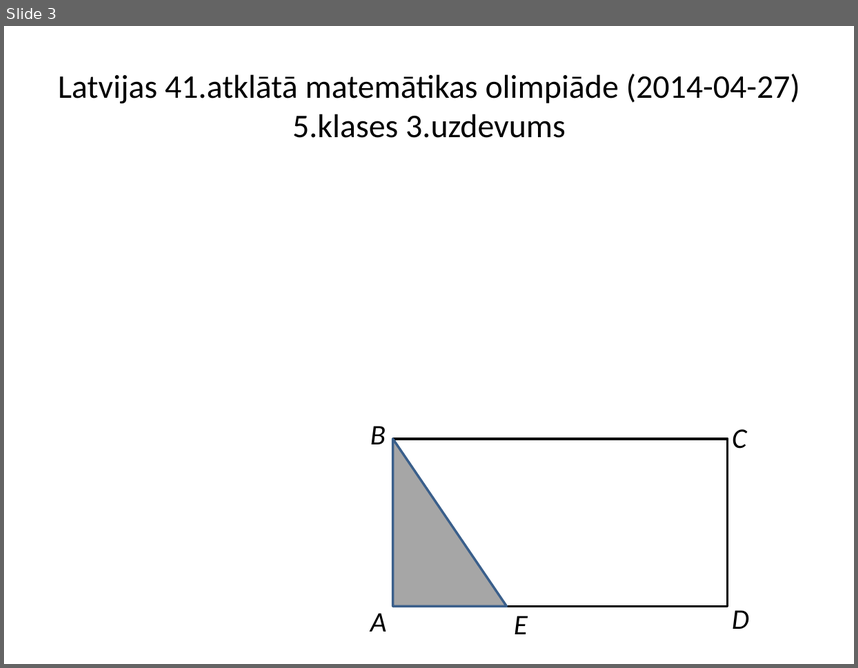
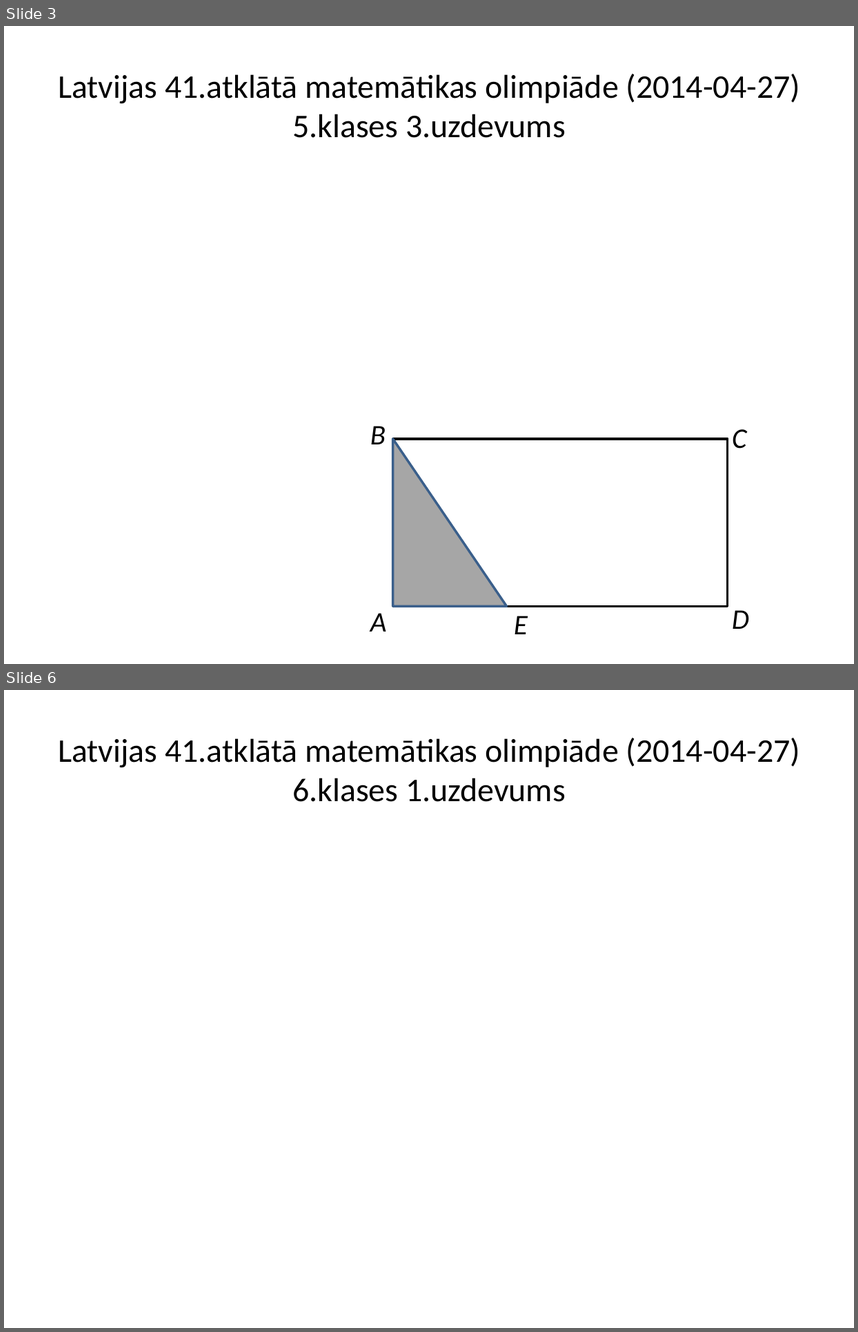
Before and after one commit to liliyang146/visualization, a slide deck: AMO41-2014/amo41-2014-lv.pptx. Shown one above the other, each under a label of ours: slide 3 before the commit, slides 3 and 6 after it; the slides between them are not shown. The pictures are 858x668 and 858x1332 pixels, drawn with LibreOffice and Linux fonts; fonts in the diff are those of the drawing; grey boxes stand for pictures. Boxes give left, top, right and bottom in pixels: in the first picture for what was removed or moved away, otherwise in the second. Text is boxed around its words. In the diff, an @@ line names an element or a change of style, - is before the commit and + after.

```diff
--- a/AMO41-2014/amo41-2014-lv.pptx
+++ b/AMO41-2014/amo41-2014-lv.pptx
@@ slide 6 added at (4, 690, 854, 1328), background #FFFFFF @@
@@ title added at (58, 738, 800, 802), 28 pt, text #000000 @@
+Latvijas 41.atklātā matemātikas olimpiāde (2014-04-27)
+6.klases 1.uzdevums
```
Also in this commit, not shown: 2 slides changed, 34 other slides added, 12 other files.
